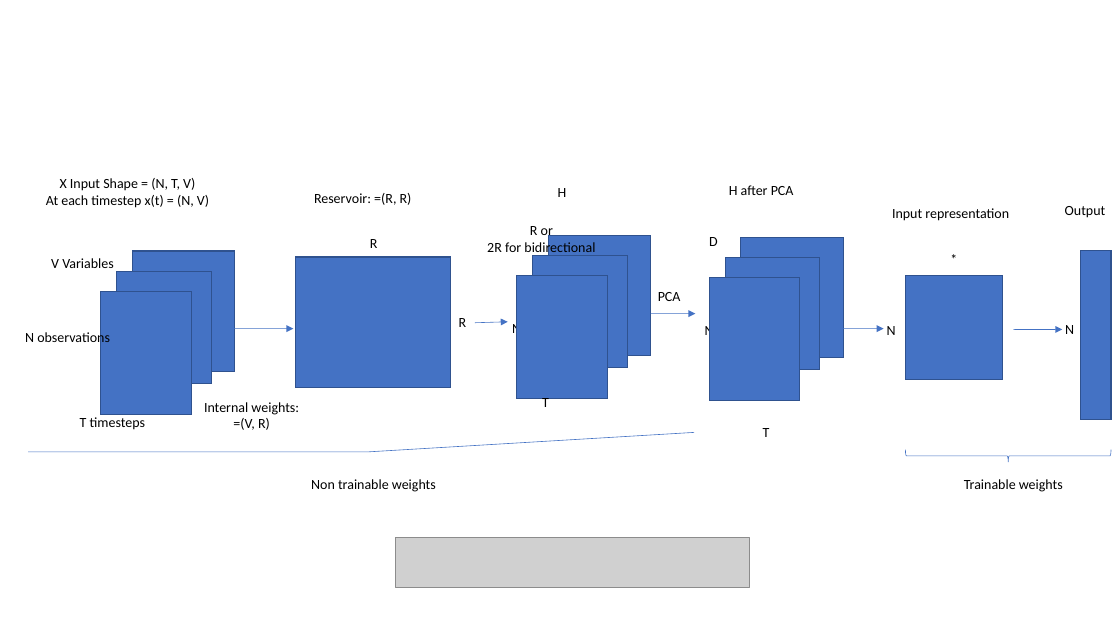
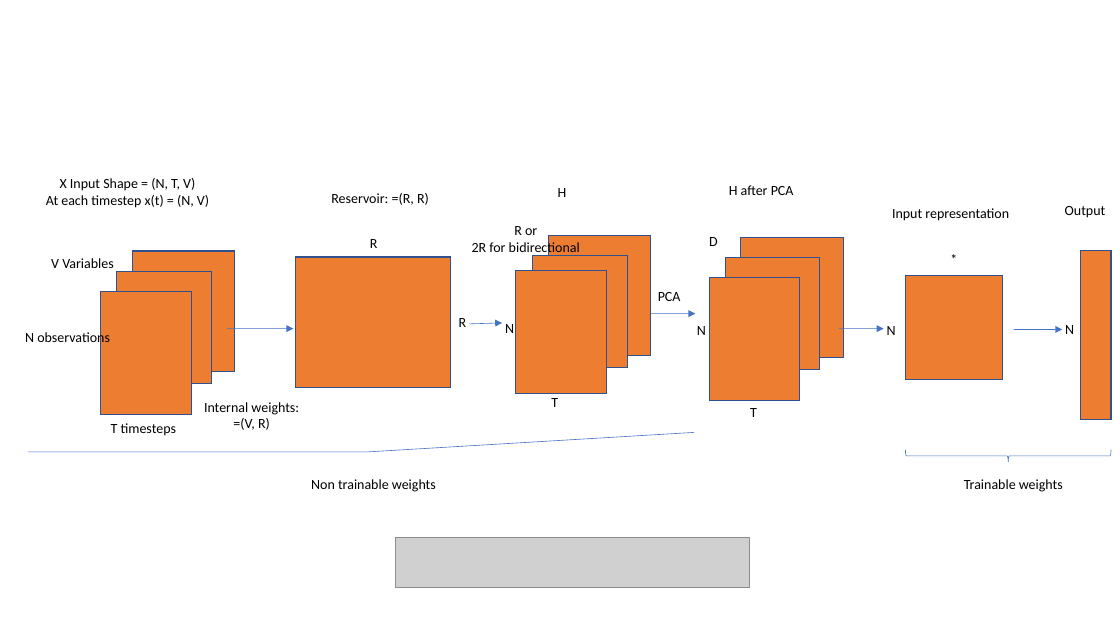
Before and after one commit to ciortanmadalina/EchoStateNetwork, a slide deck: slide 2 of Presentation1.odp. Drawn at 1120x630 pixels with LibreOffice and Linux fonts; fonts in the diff are those of the drawing; grey boxes stand for pictures. Boxes give left, top, right and bottom in pixels: in the first picture for what was removed or moved away, otherwise in the second. Text is boxed around its words. In the diff, an @@ line names an element or a change of style, - is before the commit and + after.

Commit message:
presentation

```diff
--- a/Presentation1.odp
+++ b/Presentation1.odp
@@ free "Reservoir: =(R, R)": place and size @@
-free "Reservoir: =(R, R)" at bbox=[296, 186, 430, 211]
+free "Reservoir: =(R, R)" at bbox=[296, 186, 465, 211]
@@ free "R or": place and size @@
-free "R or" at bbox=[474, 218, 609, 260]
+free "R or" at bbox=[443, 218, 609, 260]
@@ fill #4472C4 to #ED7D31 in 12 elements at bbox=[133, 251, 235, 371], bbox=[117, 271, 211, 384], bbox=[101, 292, 192, 414], bbox=[1081, 250, 1112, 419], bbox=[549, 235, 651, 355], bbox=[533, 255, 627, 368], bbox=[741, 237, 844, 357], bbox=[726, 258, 820, 371], bbox=[709, 278, 800, 401], bbox=[296, 257, 450, 387], bbox=[906, 276, 1003, 380], bbox=[516, 271, 607, 393] @@
@@ freeform shape: place and size @@
-freeform shape at bbox=[517, 276, 607, 398]
+freeform shape at bbox=[516, 271, 607, 393]
@@ arrow moved from (475, 323) - (507, 322) to (470, 324) - (502, 323) @@
@@ free "N": place and size @@
-free "N" at bbox=[488, 315, 546, 340]
+free "N" at bbox=[474, 315, 546, 340]
@@ free "N": place and size @@
-free "N" at bbox=[681, 317, 739, 342]
+free "N" at bbox=[665, 317, 739, 342]
@@ free "T timesteps": place and size @@
-free "T timesteps" at bbox=[71, 409, 154, 434]
+free "T timesteps" at bbox=[103, 416, 185, 441]
@@ free "T": place and size @@
-free "T" at bbox=[517, 390, 575, 415]
+free "T" at bbox=[522, 390, 589, 415]
@@ free "T": place and size @@
-free "T" at bbox=[738, 419, 796, 444]
+free "T" at bbox=[725, 400, 783, 425]
```
